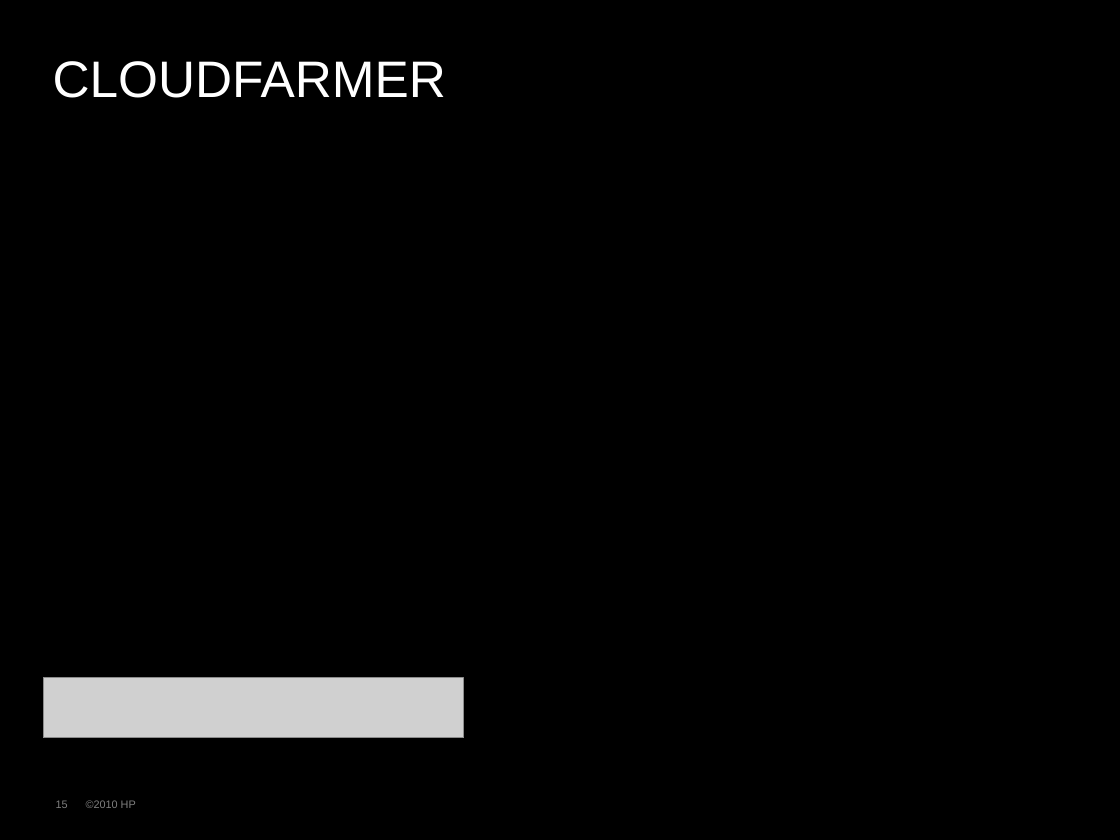
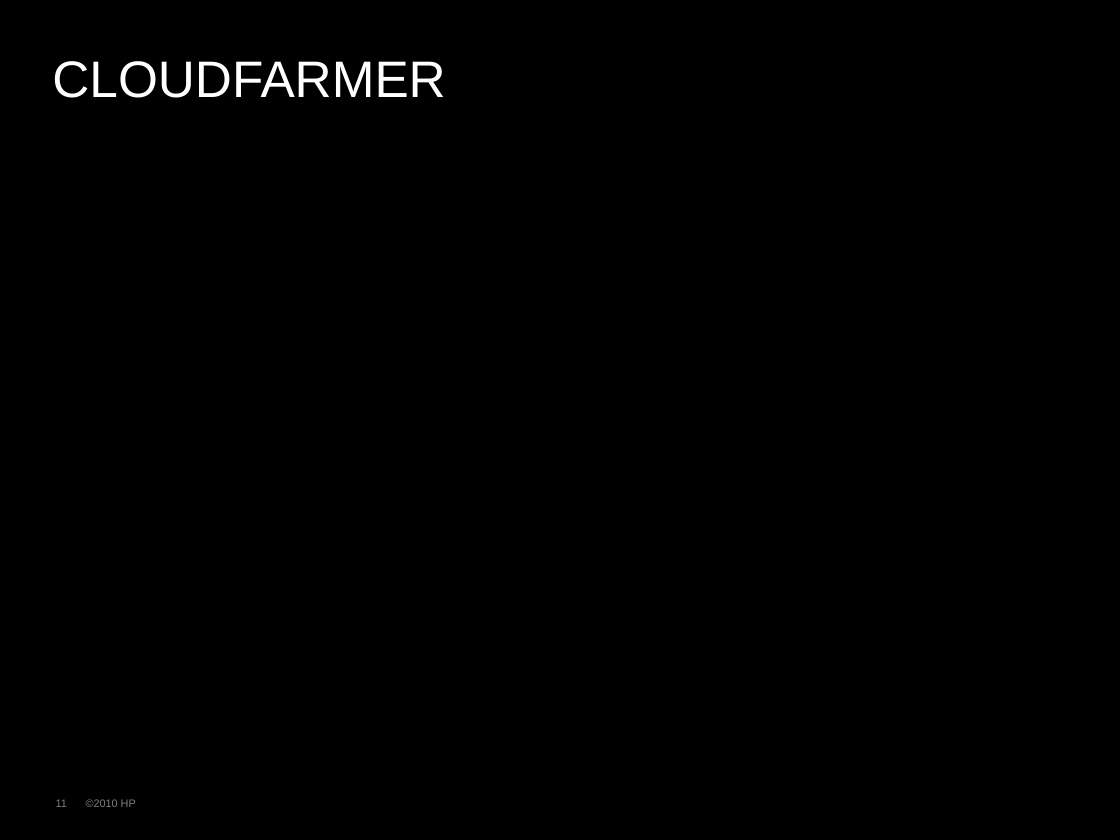
Before and after one commit to rhusar/smartfrog, a slide deck: slide 11 of core/components/cloudfarmer/doc/farming_hadoop_in_the_cloud.ppt (slide 15 before the commit). Drawn at 1120x840 pixels with LibreOffice and Linux fonts; fonts in the diff are those of the drawing; grey boxes stand for pictures; background and template pictures are left out. Boxes give left, top, right and bottom in pixels: in the first picture for what was removed or moved away, otherwise in the second. Text is boxed around its words. In the diff, an @@ line names an element or a change of style, - is before the commit and + after.

```diff
--- a/core/components/cloudfarmer/doc/farming_hadoop_in_the_cloud.ppt
+++ b/core/components/cloudfarmer/doc/farming_hadoop_in_the_cloud.ppt
@@ picture removed at [44, 678, 465, 738] @@
@@ page number at [56, 799, 67, 807]: text changed @@
-15
+11
```
Also in this commit, not shown: 23 other slides changed, 1 slide added.
